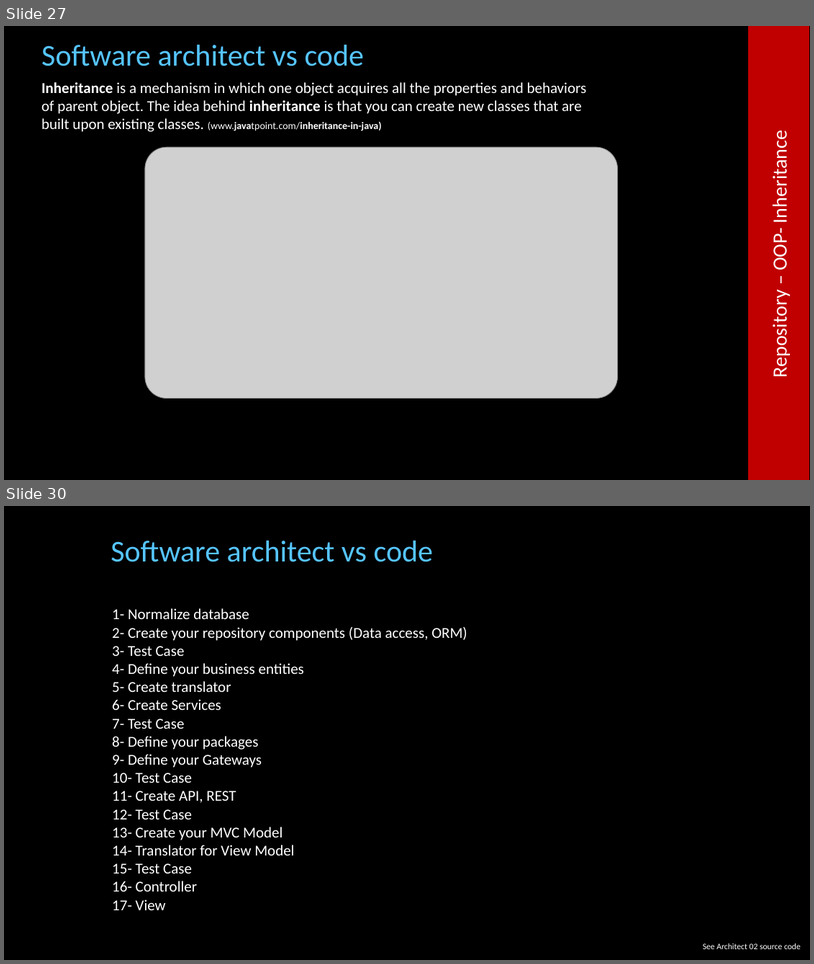
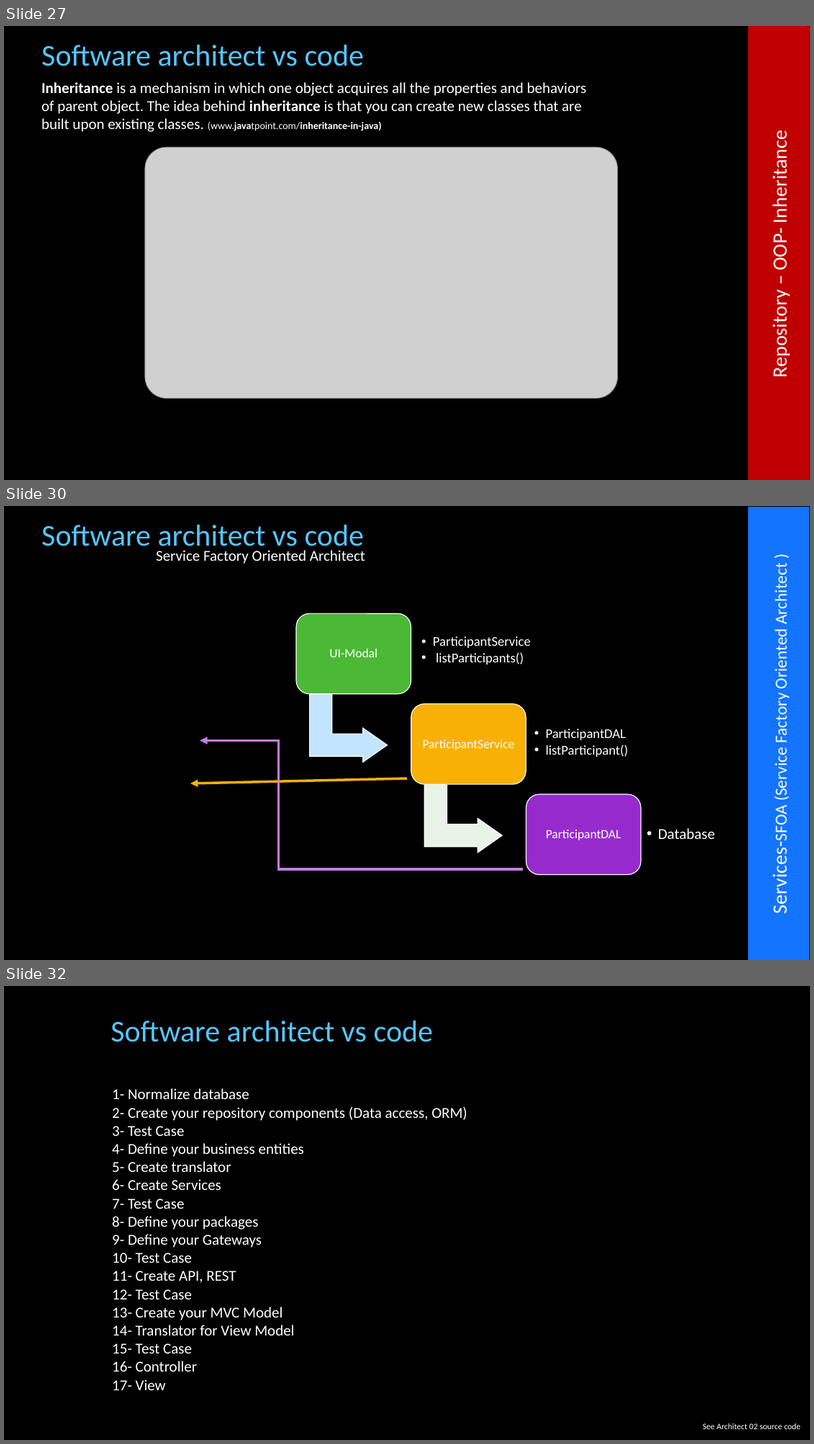
Before and after one commit to cfclick/CFSummit2016, a slide deck: powerpoint/architect/Architectural Perspective for ColdFusion Applications.pptx. Shown one above the other, each under a label of ours: slides 27 and 30 before the commit, slides 27, 30 and 32 after it; the slides between them are not shown. The pictures are 814x964 and 814x1444 pixels, drawn with LibreOffice and Linux fonts; fonts in the diff are those of the drawing; grey boxes stand for pictures; background and template pictures are left out. Boxes give left, top, right and bottom in pixels: in the first picture for what was removed or moved away, otherwise in the second. Text is boxed around its words. In the diff, an @@ line names an element or a change of style, - is before the commit and + after.

Commit message:
Architect 4 work in progress

```diff
--- a/powerpoint/architect/Architectural Perspective for ColdFusion Applications.pptx
+++ b/powerpoint/architect/Architectural Perspective for ColdFusion Applications.pptx
@@ slide 30 added at (x1=4, y1=506, x2=810, y2=960), background picture (left out) @@
@@ text added at (x1=41, y1=525, x2=364, y2=553), 36 pt, text #56C5FF @@
+Software architect vs code
@@ rectangle added at (x1=748, y1=507, x2=809, y2=960), fill #1474FF, outline #1474FF 1 pt @@
@@ text added at (x1=156, y1=550, x2=365, y2=564), 18 pt, text #FFFFFF @@
+Service Factory Oriented Architect
@@ text added at (x1=768, y1=569, x2=792, y2=911), 20 pt, text #FFFFFF @@
+  Services-SFOA (Service Factory Oriented Architect )
@@ elbow arrow added from (523, 869) to (200, 740), #C27CE4 3 pt @@
@@ arrow added from (407, 778) to (190, 783), #F8B004 3 pt @@
@@ group added at (x1=296, y1=614, x2=715, y2=875): 6 texts, 3 rounded rectangles, 2 bent up arrows @@
+UI-Modal
+  • ParticipantService
+  • listParticipants()
+ParticipantService
+  • ParticipantDAL
+  • listParticipant()
+ParticipantDAL
+  • Database
@@ what was slide 30 is now slide 32 @@
```
Also in this commit, not shown: 4 slides changed, 2 other slides added, 1 slide removed, 51 other files.
